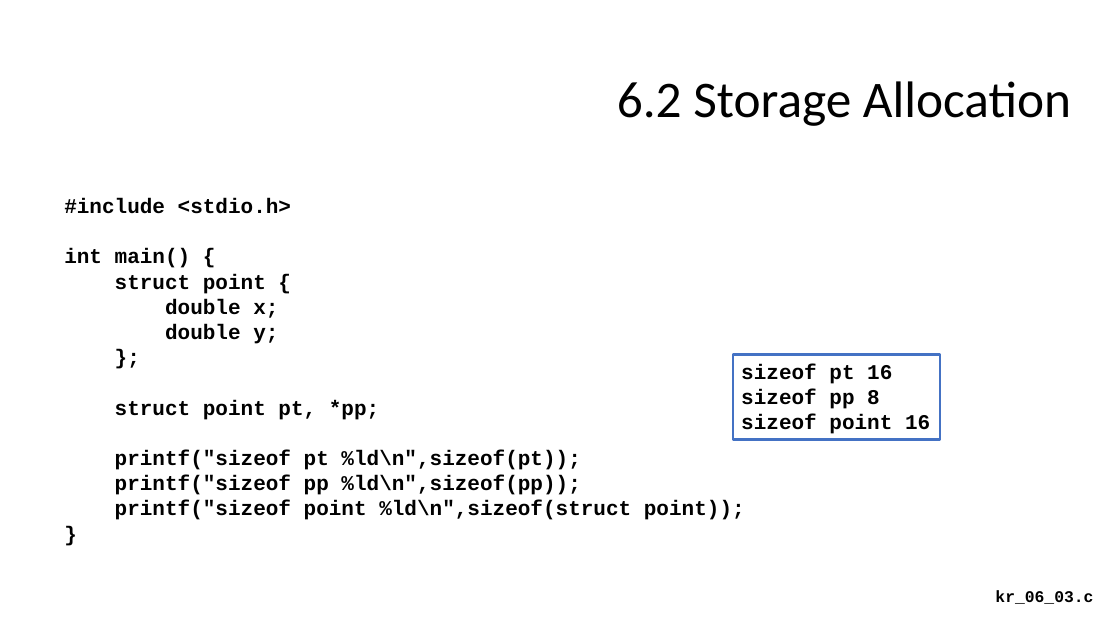
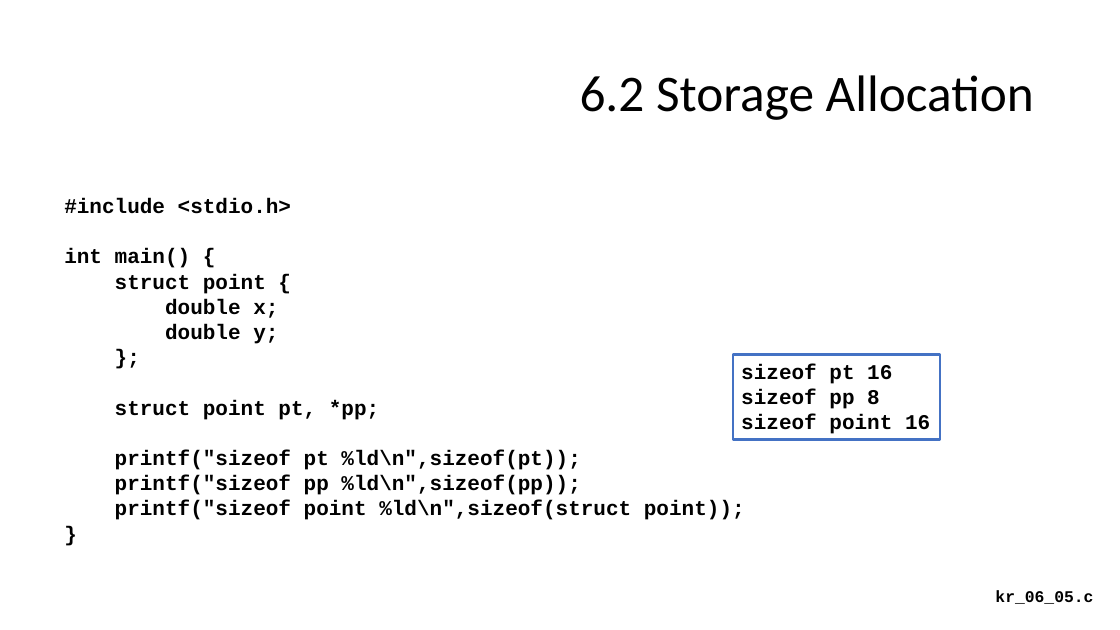
Before and after one commit to csev/cc4e, a slide deck: slide 11 of lectures/KR-6.pptx (slide 9 before the commit). Drawn at 1120x630 pixels with LibreOffice and Linux fonts; fonts in the diff are those of the drawing. Boxes give left, top, right and bottom in pixels: in the first picture for what was removed or moved away, otherwise in the second. Text is boxed around its words. In the diff, an @@ line names an element or a change of style, - is before the commit and + after.

```diff
--- a/lectures/KR-6.pptx
+++ b/lectures/KR-6.pptx
@@ title "6.2 Storage Allocation": place and size @@
-title "6.2 Storage Allocation" at [617, 81, 1071, 126]
+title "6.2 Storage Allocation" at [580, 75, 1034, 120]
@@ text at [995, 590, 1093, 604]: text changed @@
-kr_06_03.c
+kr_06_05.c
```
Also in this commit, not shown: 22 other slides changed, 2 slides added, 10 other files.
